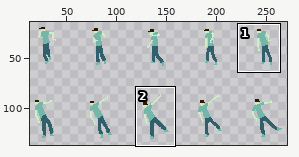
Sprite sheet -- Assets/Textures/Sprites/player_attack1.png. Above, an overview of the earlier version with the close-up marked.
Close-up. As it was:
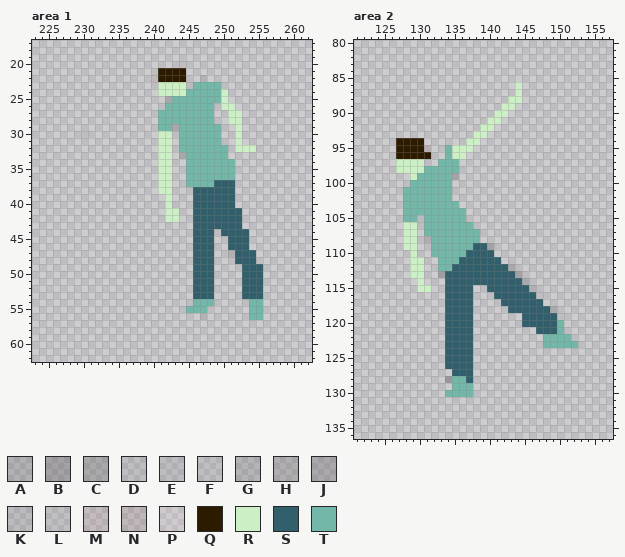
The file is 275x146 pixels. Pixels under 10% opacity are left out. Colours within 5 levels of each other are drawn and written as one. Shown: area 1: x 223..262, y 17..62; area 2: x 121..157, y 80..136. The wide view leaves out empty margins. The commit also changed other parts of the picture, which this record leaves out.
Palette (. is transparent): A #3d383832  B #3e373b4a  C #3d39393f  D #4037371c  E #5e575e26  F #60585820  G #5f5b5b3b  H #605c5c45  J #635d5d55  K #6660602d  L #7d7d7d2d  M #682f2f1b  N #6d2c2c23  P #d9b3b31b  Q #2d1b00  R #cdefc6  S #325f6c  T #73b7a8
New version:
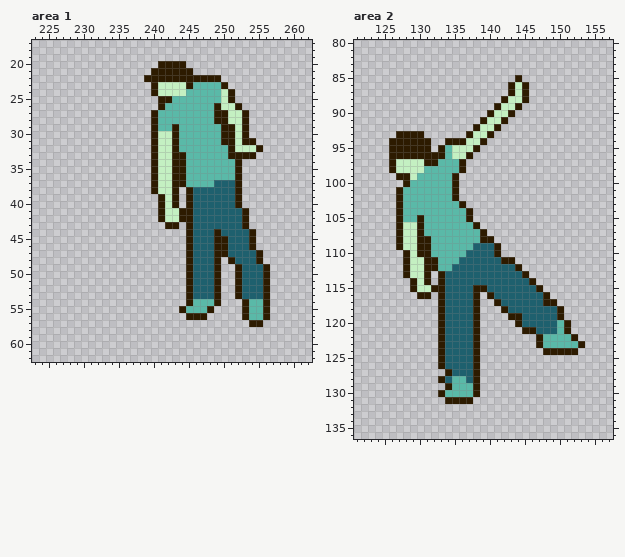
The exact change:
colour R: #cdefc6 -> #c4f0c2
colour S: #325f6c -> #1e606e
colour T: #73b7a8 -> #5ab9a8
Changed rows in their new state; - is a pixel that keeps its letter.
Area 1:
first column x 230:
20 -----------QQQQ------------
21 ----------Q----Q-----------
22 ---------QQ----QQQQQ-------
23 ----------Q----Q----Q------
24 ----------Q----------Q-----
25 -----------QQ--------Q-----
26 -----------Q-------Q--Q----
27 ----------Q--------QQ--Q---
28 ----------Q--------QQ--Q---
29 ----------Q--Q------QQ-Q---
30 .---------Q--Q------QQ-Q---
31 ----------Q--Q------QQ-QQ--
32 ----------Q--Q-------Q---Q-
33 ----------Q--QQ------QQQQ--
34 ----------Q--QQ-------Q----
35 ----------Q--QQ-------Q----
36 ----------Q--QQ-------Q----
37 ----------Q--QQ-------Q----
38 ----------Q--Q-Q------Q----
39 -----------Q-Q-Q------Q----
40 -----------Q-Q-Q------Q----
41 -----------Q--QQ-------Q---
42 -----------Q--QQ-------Q---
43 ------------QQ-Q-------Q---
44 ---------------Q---Q----Q--
45 ---------------Q---QQ---Q--
46 ---------------Q---QQ---Q--
47 ---------------Q---QQS---Q-
48 ---------------Q---Q-Q---Q-
49 ---------------Q---Q--Q---Q
50 ---------------Q---Q--Q---Q
51 ---------------Q---Q--Q---Q
52 ---------------Q---Q--Q---Q
53 ---------------Q---Q--Q---Q
54 ---------------Q---Q---Q--Q
55 --------------Q---Q----Q--Q
56 ---------------QQQ-----Q--Q
57 ------------------------QQ-
Area 2:
first column x 126:
 85 ------------------Q---------
 86 -----------------Q-Q--------
 87 -----------------Q-Q--------
 88 ----------------Q--Q--------
 89 ---------------Q--Q---------
 90 --------------Q--Q----------
 91 -------------Q--Q-----------
 92 ------------Q--Q------------
 93 -QQQQ------Q--Q-------------
 94 Q----Q--QQQ--Q--------------
 95 Q----Q-Q----Q---------------
 96 Q-----QQ---Q----------------
 97 Q----QQ---Q-----------------
 98 Q---------Q-----------------
 99 -QQ------Q------------------
100 --Q------Q------------------
101 -Q-------Q------------------
102 -Q-------Q------------------
103 -Q--------Q-----------------
104 -Q---------Q----------------
105 -Q--Q------Q----------------
106 -Q--Q-------Q---------------
107 -Q--Q--------Q--------------
108 -Q--QQ-------QQ-------------
109 -Q--QQ--------SQ------------
110 --Q-QQ---------Q------------
111 --Q--QQ---------QQ----------
112 --Q--QQ----------SQ---------
113 --Q--Q-Q----------SQ--------
114 ---Q-Q-Q-----------SQ-------
115 ---Q--QQ----QQ------SQ------
116 ----QQ-Q----Q-Q------SQ-----
117 -------Q----Q--Q------QQ----
118 -------Q----Q---Q------SQ---
119 -------Q----Q----QQ-----Q---
120 -------Q----Q-----Q------Q--
121 -------Q----Q------QQ----Q--
122 -------Q----Q--------Q----Q-
123 -------Q----Q--------Q-----Q
124 -------Q----Q---------QQQQQ-
125 -------Q----Q---------------
126 -------Q----Q---------------
127 --------Q---Q---------------
128 -------QS---Q---------------
129 --------Q---Q---------------
130 -------Q----Q---------------
131 --------QQQQ----------------
